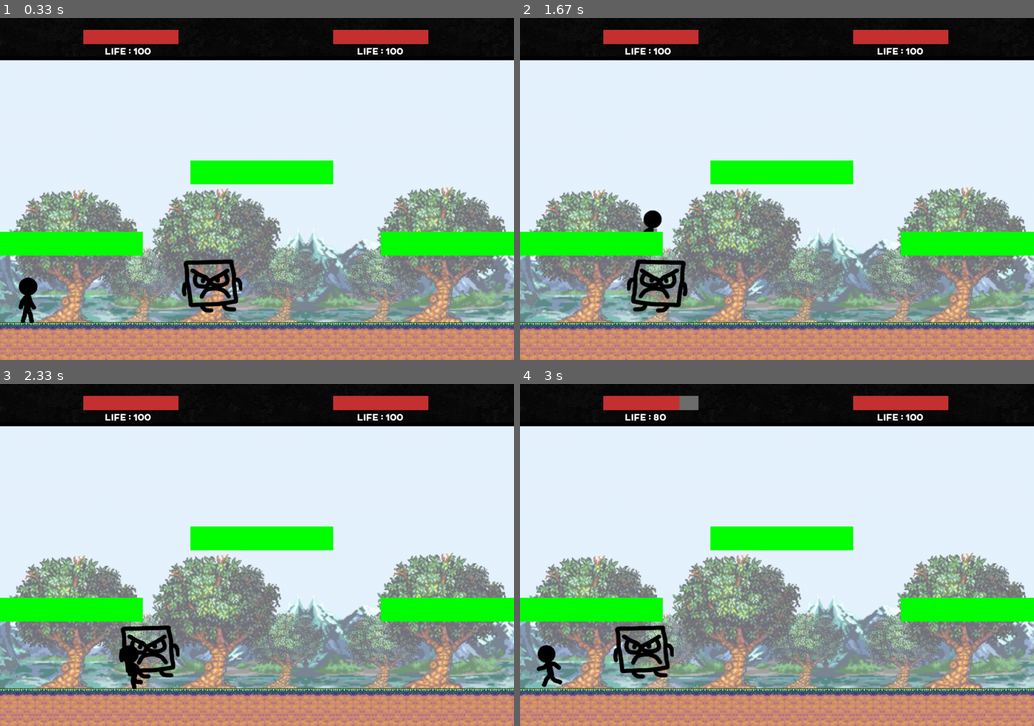
Above: before the commit, frames 1-4 (two rows, left to right).
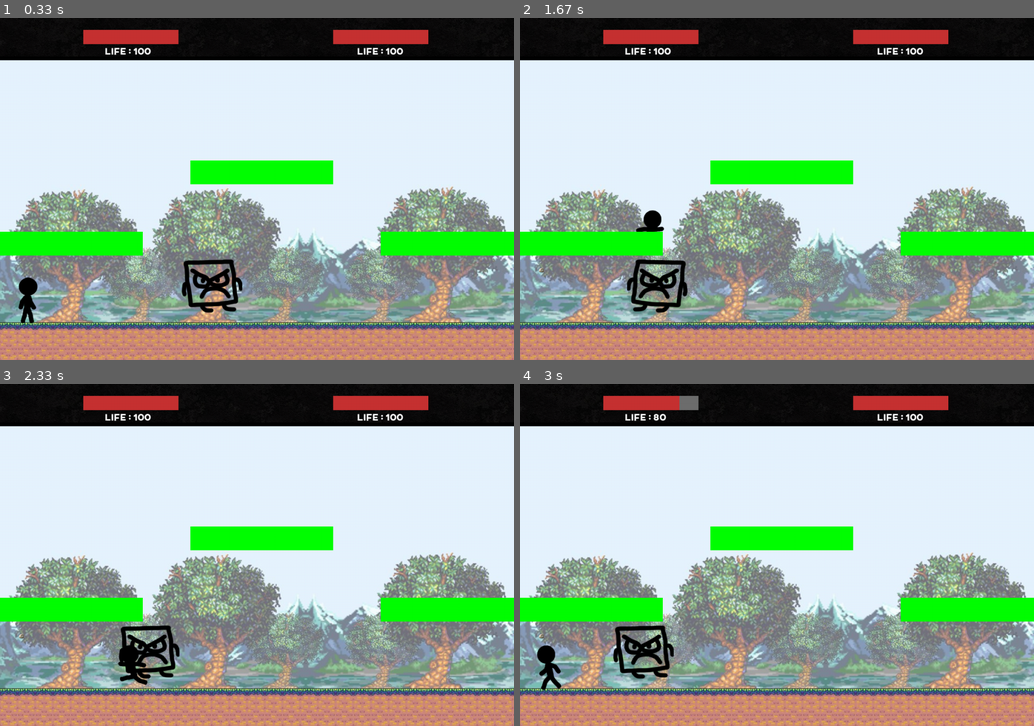
Above: after the commit, the same moments.

Repository: thmspry/jeu-pygame-maths
Game: pygame game, started from Game.py
Two runs of this game, one before a commit and one after it. Both use one fixed random seed, a clock stepped at 60 frames per second and the inputs below.
Inputs:
- Up to frame 1 (0.33 s): no input
- Up to frame 2 (1.67 s): tap W at 0.33, 0.82 s; hold Right 0.67-1.13 s; tap X at 0.73, 1.03, 1.23, 1.57 s; hold Up 1.17-1.47 s; tap C at 1.32 s; hold Right from 1.5 s (still down)
- Up to frame 3 (2.33 s): tap X at 1.87, 2.07 s; release Right at 1.97 s; hold Left from 2 s (still down); tap W at 2.15 s
- Up to frame 4 (3 s): tap X at 2.37, 2.63, 2.93 s; release Left at 2.53 s; hold Left 2.57-2.97 s; tap C at 2.72 s

Frame 1 is identical in both runs. In frame 2, less than 0.1% of the frame differs, in the area x 3-29%, y 56-75%; in frame 3, 0.2%; in frame 4, 0.2%, in the area x 3-9%, y 73-90%.

Commit message:
ajout projectiles

Diff:
--- a/Game.py
+++ b/Game.py
@@ -12,6 +12,7 @@
         self.down = False
         self.punch = False
         self.punch_foot = False
+        self.tir = False
 
 
 def get_next_move():
@@ -29,6 +30,8 @@
         next_move.punch = True
     if keys[pygame.K_c]:
         next_move.punch_foot = True
+    if keys[pygame.K_w]:
+        next_move.tir = True
     return next_move
 
 
--- a/GameState.py
+++ b/GameState.py
@@ -17,6 +17,7 @@
         for plateform_rect in self.platforms:
             plateform = Plateforme(plateform_rect)
             self.platforms_group.add(plateform)
+        self.projectiles_group = Group()
 
     def draw(self, window):
         window.blit(GameConfig.Background_IMG, (0, 0))
@@ -24,6 +25,23 @@
         self.enemy.draw(window)
         for plateforme in self.platforms_group:
             pygame.draw.rect(window, (0, 255, 0), plateforme)
+
+        if self.player.a_tire:
+            projectile = Projectile(self.player.rect.x + 20, self.player.rect.y -10, [10, 10], self.player.direction)
+            self.projectiles_group.add(projectile)
+            self.player.a_tire = False
+        for projectile in self.projectiles_group:
+            projectile.mouvement(50)
+            if projectile.rect.right >= window.get_width() or projectile.rect.left <= 0:
+                self.projectiles_group.remove(projectile)
+            if self.enemy.rect.colliderect(projectile.rect):
+                self.enemy.get_hit(10, 0, 0)
+                self.projectiles_group.remove(projectile)
+                self.enemy.rect.x += 3
+
+        for projectile in self.projectiles_group:
+            projectile.draw(window)
+
 
 
     def is_win(self):
--- a/Player.py
+++ b/Player.py
@@ -1,4 +1,6 @@
 import random
+
+from Projectile import Projectile
 from config import *
 
 
@@ -31,6 +33,10 @@
         self.mask = Player.MASK[self.direction][self.sprite_count // GameConfig.NB_FRAMES_PER_SPRITE_PLAYER]
         self.delay = 0
         self.gameState = gameState
+
+        self.a_tire = False
+        self.tire_autorisee = 2
+        self.direction_tir = 1
 
     @staticmethod
     def init_sprites():
@@ -72,7 +78,7 @@
                 self.delay = 0
 
     def shoot(self):
-         pass
+        pass
 
     def on_ground(self):
         return self.rect.bottom == GameConfig.Y_GROUND
@@ -120,8 +126,10 @@
                 self.direction = Player.PUNCH_FOOT_LEFT
             else:
                 self.direction = Player.PUNCH_FOOT_RIGHT
-        else:
-            self.direction = Player.NONE
+        elif next_move.tir:
+            self.a_tire = True
+        #else:
+          #  self.direction = Player.NONE
 
         '''if self.touch_enemy(enemy):
             if self.tmp == 10:
--- a/Projectile.py
+++ b/Projectile.py
@@ -1,20 +1,25 @@
 import pygame
 from config import *
+
+
 class Projectile(pygame.sprite.Sprite) :
-    def __init__(self, x, y) :
-        pygame.sprite.Sprite.__init__(self)
-        self.rect = pygame.Rect(x, y,
-            GameConfig.ROCK_W,
-            GameConfig.ROCK_W)
-        self.vx = 0
+    def __init__(self, x, y, taille, direction):
+        super().__init__()
+        self.x = x
+        self.y = y
+        self.taille = taille
+        self.direction = direction
         self.vy = 0
         self.image = GameConfig.ROCK_IMG
-        self.mask = GameConfig.ROCK_IMG_MASK
+        self.rect = pygame.Rect(self.x, self.y, self.taille[0], self.taille[1])
 
-    def draw(self, window) :
-            window.blit(self.image, self.rect.topleft)
+    def draw(self, window):
+        window.blit(self.image, self.rect)
 
-    def advance_state(self, next_move) :
+    def mouvement(self, vitesse):
+        self.rect.x += vitesse * self.direction
+    '''def advance_state(self, next_move):
         if next_move.attack :
             self.vx = self.vx*GameConfig.DT
             self.draw()
+'''
